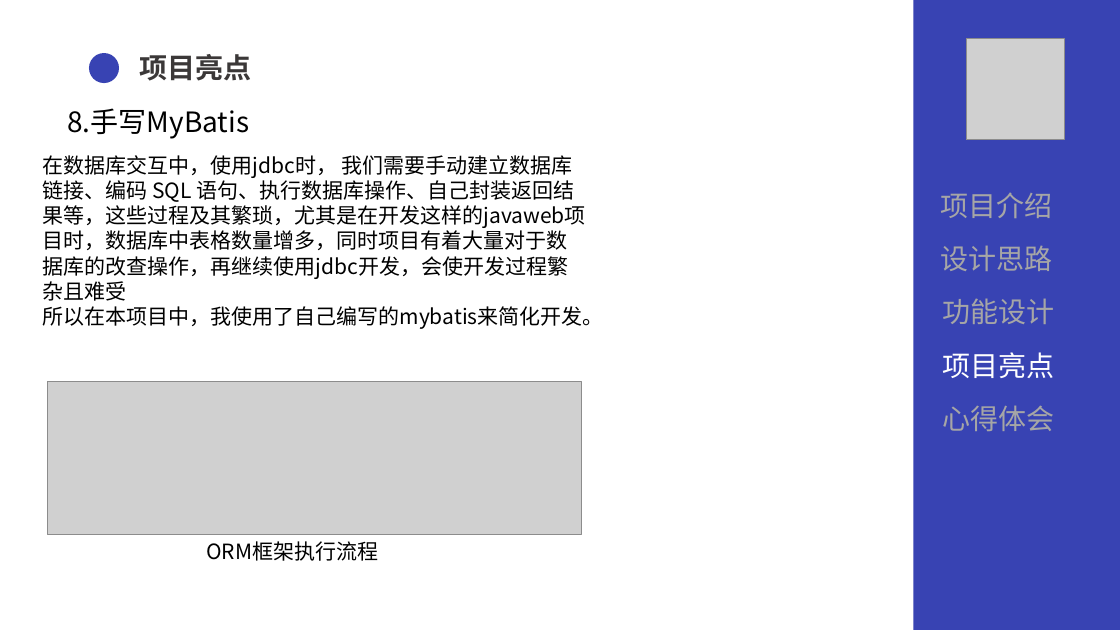
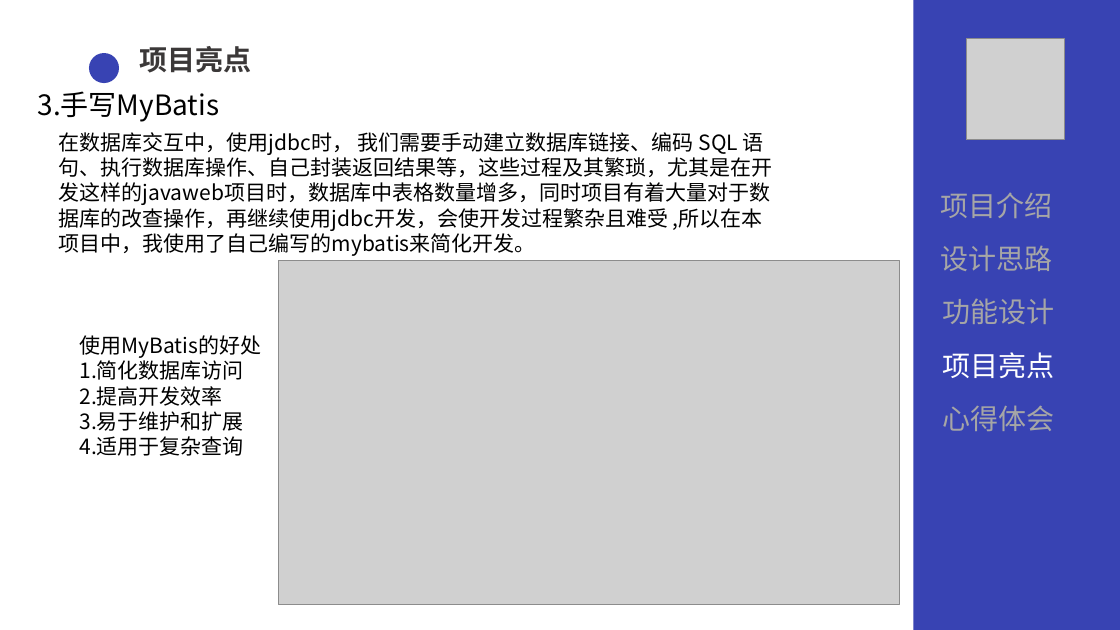
Before and after one commit to Yan18675524202/yqy_qg_2, a slide deck: slide 16 of ppt.pptx (slide 20 before the commit). Drawn at 1120x630 pixels with LibreOffice and Linux fonts; fonts in the diff are those of the drawing; grey boxes stand for pictures. Boxes give left, top, right and bottom in pixels: in the first picture for what was removed or moved away, otherwise in the second. Text is boxed around its words. In the diff, an @@ line names an element or a change of style, - is before the commit and + after.

```diff
--- a/ppt.pptx
+++ b/ppt.pptx
@@ text "项目亮点": place and size @@
-text "项目亮点" at bbox=[139, 54, 251, 81]
+text "项目亮点" at bbox=[139, 46, 251, 73]
@@ text at bbox=[38, 91, 220, 122]: text changed @@
-8.手写MyBatis
+3.手写MyBatis
@@ text at bbox=[59, 132, 773, 256]: text changed @@
-在数据库交互中，使用jdbc时， 我们需要手动建立数据库链接、编码 SQL 语句、执行数据库操作、自己封装返回结果等，这些过程及其繁琐，尤其是在开发这样的javaweb项目时，数据库中表格数量增多，同时项目有着大量对于数据库的改查操作，再继续使用jdbc开发，会使开发过程繁杂且难受
-所以在本项目中，我使用了自己编写的mybatis来简化开发。
+在数据库交互中，使用jdbc时， 我们需要手动建立数据库链接、编码 SQL 语句、执行数据库操作、自己封装返回结果等，这些过程及其繁琐，尤其是在开发这样的javaweb项目时，数据库中表格数量增多，同时项目有着大量对于数据库的改查操作，再继续使用jdbc开发，会使开发过程繁杂且难受 ,所以在本项目中，我使用了自己编写的mybatis来简化开发。
@@ picture added at bbox=[278, 260, 899, 605] @@
@@ text added at bbox=[80, 335, 262, 456], 18 pt, text #000000 @@
+  使用MyBatis的好处
+  1.简化数据库访问
+  2.提高开发效率
+  3.易于维护和扩展
+  4.适用于复杂查询
@@ picture removed at bbox=[48, 382, 581, 535] @@
@@ text removed at bbox=[206, 541, 378, 561] @@
-ORM框架执行流程
```
Also in this commit, not shown: 8 other slides changed, 5 slides removed, 2 other files.
